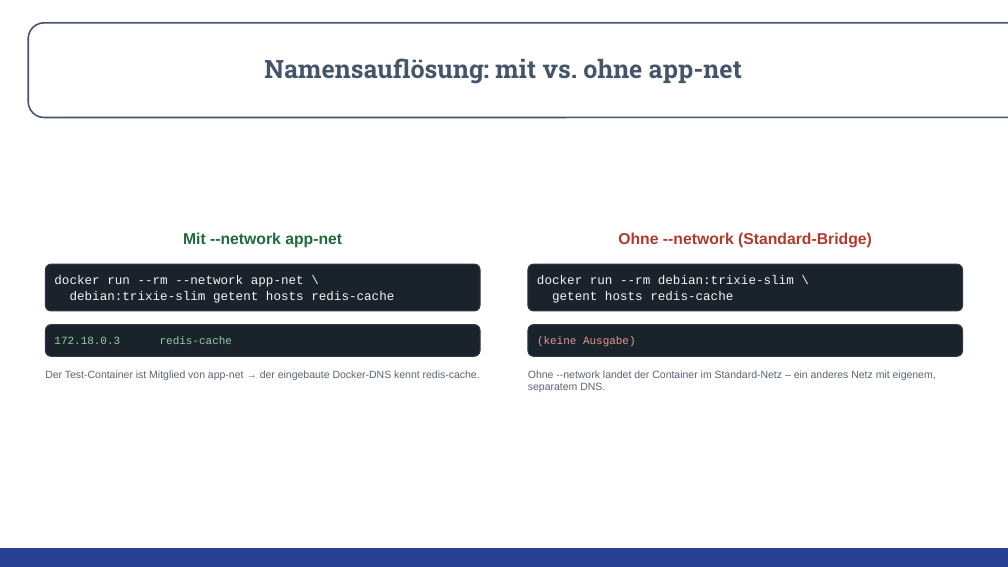
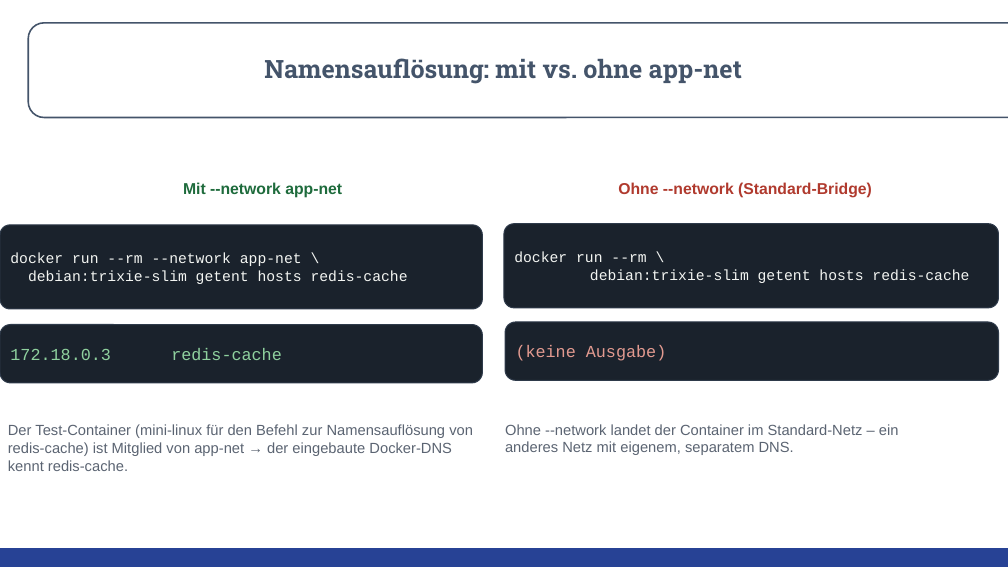
Before and after one commit to LK-Reichl-F/06120_IT-Infrastruktur_mit_freier_Software_bereitstellen, a slide deck: slide 6 of Präsentationen/Lab_07_Folien.pptx (slide 5 before the commit). Drawn at 1008x567 pixels with LibreOffice and Linux fonts; fonts in the diff are those of the drawing; background and template pictures are left out. Boxes give left, top, right and bottom in pixels: in the first picture for what was removed or moved away, otherwise in the second. Text is boxed around its words. In the diff, an @@ line names an element or a change of style, - is before the commit and + after.

Commit message:
10/07/2026 15:42:42

```diff
--- a/Präsentationen/Lab_07_Folien.pptx
+++ b/Präsentationen/Lab_07_Folien.pptx
@@ text "Mit --network app-net": place and size @@
-text "Mit --network app-net" at (183,232,342,248)
+text "Mit --network app-net" at (183,182,342,198)
@@ text "Ohne --network (Standard-Bridge)": place and size @@
-text "Ohne --network (Standard-Bridge)" at (618,232,872,248)
+text "Ohne --network (Standard-Bridge)" at (618,182,872,198)
@@ rounded rectangle "docker run --rm --network app-net ...": place and size @@
-rounded rectangle "docker run --rm --network app-net ..." at (45,264,480,311)
+rounded rectangle "docker run --rm --network app-net ..." at (0,225,482,309)
@@ rounded rectangle "docker run --rm --network app-net ..." at (0,225,482,309): size 12 to 14 pt @@
@@ rounded rectangle "docker run --rm \": place and size @@
-rounded rectangle "docker run --rm \" at (528,264,963,311)
+rounded rectangle "docker run --rm \" at (504,224,999,308)
@@ text in rounded rectangle at (514,252,969,283): text changed; size 12 to 14 pt @@
-docker run --rm debian:trixie-slim \
-getent hosts redis-cache
+docker run --rm \
+debian:trixie-slim getent hosts redis-cache
@@ rounded rectangle "172.18.0.3 redis-cache" at (0,324,482,383): size 10.5 to 16 pt @@
@@ rounded rectangle "172.18.0.3 redis-cache": place and size @@
-rounded rectangle "172.18.0.3 redis-cache" at (45,324,480,356)
+rounded rectangle "172.18.0.3 redis-cache" at (0,324,482,383)
@@ rounded rectangle "(keine Ausgabe)": place and size @@
-rounded rectangle "(keine Ausgabe)" at (528,324,963,356)
+rounded rectangle "(keine Ausgabe)" at (505,322,999,380)
@@ rounded rectangle "(keine Ausgabe)" at (505,322,999,380): size 10.5 to 16 pt @@
@@ text at (8,424,473,471): text changed; size 10 to 14 pt @@
-Der Test-Container ist Mitglied von app-net → der eingebaute Docker-DNS kennt redis-cache.
+Der Test-Container (mini-linux für den Befehl zur Namensauflösung von redis-cache) ist Mitglied von app-net → der eingebaute Docker-DNS kennt redis-cache.
@@ text "Ohne --network landet der Container ...": place and size @@
-text "Ohne --network landet der Container ..." at (528,370,936,392)
+text "Ohne --network landet der Container ..." at (505,424,899,455)
@@ text "Ohne --network landet der Container ..." at (505,424,899,455): size 10 to 14 pt @@
```
Also in this commit, not shown: 6 other slides changed.
